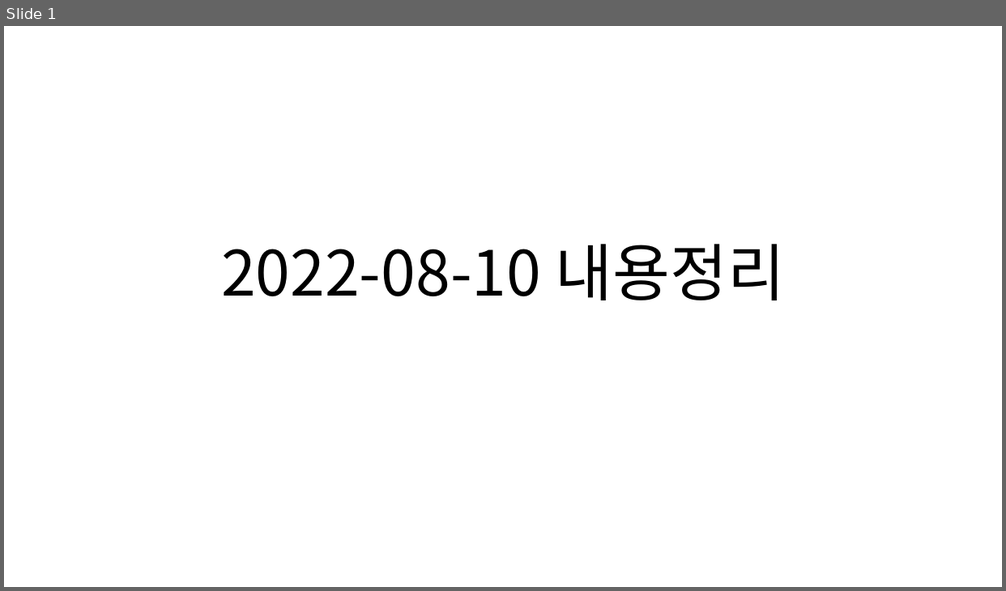
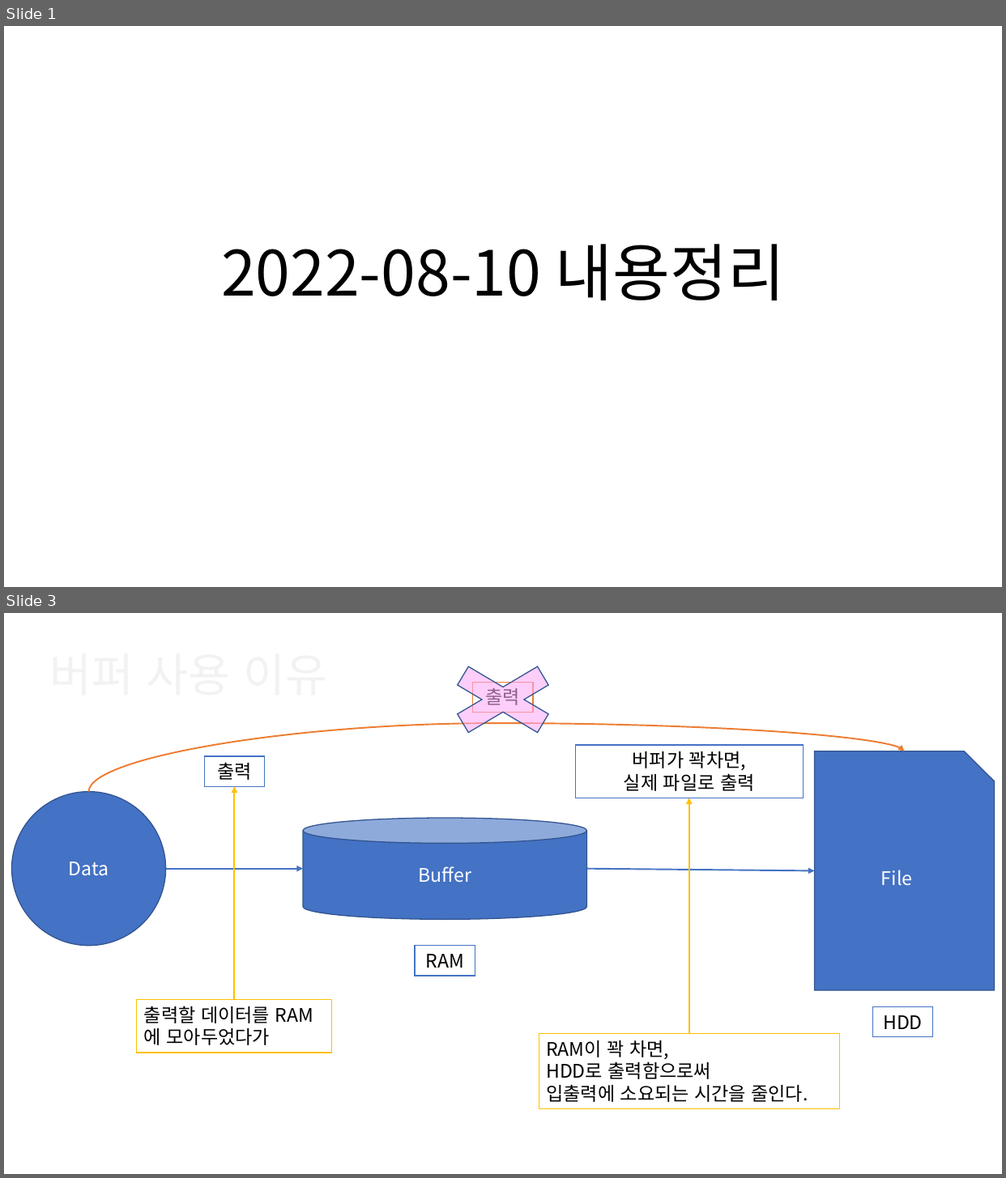
Before and after one commit to Dingadung/2022-study-workspace, a slide deck: study-note/자바/2022-08-10 내용정리.pptx. Shown one above the other, each under a label of ours: slide 1 before the commit, slides 1 and 3 after it; the slides between them are not shown. The pictures are 1006x591 and 1006x1178 pixels, drawn with LibreOffice and Linux fonts; fonts in the diff are those of the drawing. Boxes give left, top, right and bottom in pixels: in the first picture for what was removed or moved away, otherwise in the second. Text is boxed around its words. In the diff, an @@ line names an element or a change of style, - is before the commit and + after.

```diff
--- a/study-note/자바/2022-08-10 내용정리.pptx
+++ b/study-note/자바/2022-08-10 내용정리.pptx
@@ slide 3 added at (4,613,1002,1174), background #FFFFFF @@
@@ cross added at (426,654,581,746), fill #FDA9F7 at 56% opacity, outline #325491 1 pt @@
@@ rectangle added at (473,682,533,712), fill #FFFFFF, outline #ED7D31 1 pt, 18 pt, text #000000 @@
+출력
@@ curved arrow added from (88, 792) to (905, 752), #ED7D31 1.5 pt @@
@@ rectangle added at (205,756,265,786), fill #FFFFFF, outline #4472C4 1 pt, 18 pt, text #000000 @@
+출력
@@ rectangle added at (575,746,803,798), fill #FFFFFF, outline #4472C4 1 pt, 18 pt, text #000000 @@
+버퍼가 꽉차면,
+실제 파일로 출력
@@ snip rect added at (815,752,995,991), fill #4472C4, outline #325491 1 pt, 18 pt, text #FFFFFF @@
+File
@@ ellipse added at (11,792,166,946), fill #4472C4, outline #325491 1 pt, 18 pt, text #FFFFFF @@
+Data
@@ arrow added from (235, 1000) to (235, 786), #FFC000 1.5 pt @@
@@ arrow added from (689, 1033) to (689, 798), #FFC000 1.5 pt @@
@@ cylinder added at (303,818,586,920), fill #4472C4, outline #325491 1 pt, 18 pt, text #FFFFFF @@
+Buffer
@@ arrow added from (166, 869) to (303, 869), #4472C4 1.5 pt @@
@@ arrow added from (587, 869) to (815, 871), #4472C4 1.5 pt @@
@@ rectangle added at (415,946,475,976), fill #FFFFFF, outline #4472C4 1 pt, 18 pt, text #000000 @@
+RAM
@@ rectangle added at (137,1000,332,1053), fill #FFFFFF, outline #FFC000 1 pt, 18 pt, text #000000 @@
+출력할 데이터를 RAM에 모아두었다가
@@ rectangle added at (873,1007,933,1037), fill #FFFFFF, outline #4472C4 1 pt, 18 pt, text #000000 @@
+HDD
@@ rectangle added at (539,1033,840,1110), fill #FFFFFF, outline #FFC000 1 pt, 18 pt, text #000000 @@
+RAM이 꽉 차면,
+HDD로 출력함으로써
+입출력에 소요되는 시간을 줄인다.
```
Also in this commit, not shown: 1 other slide added, 1 slide removed, 2 other files.
